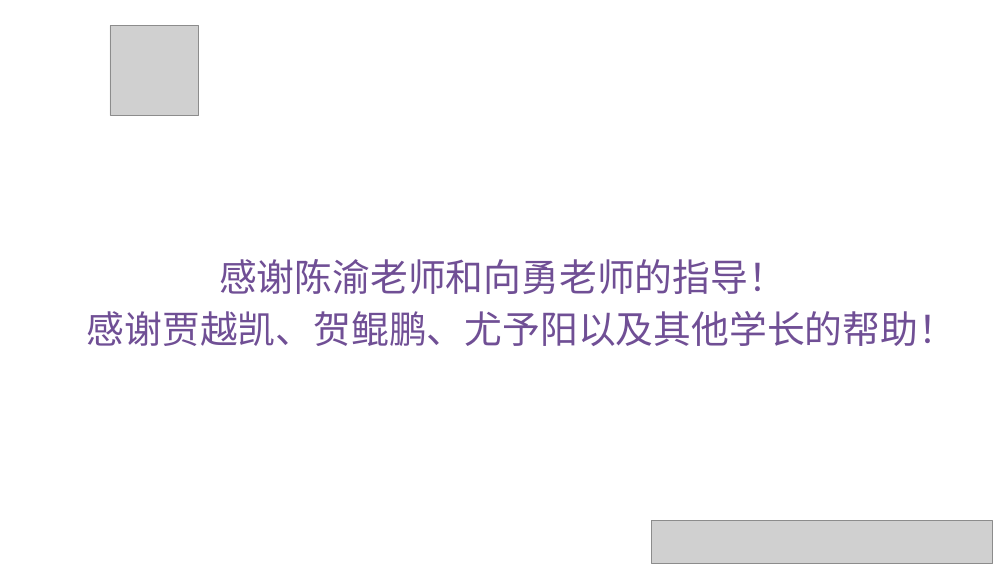
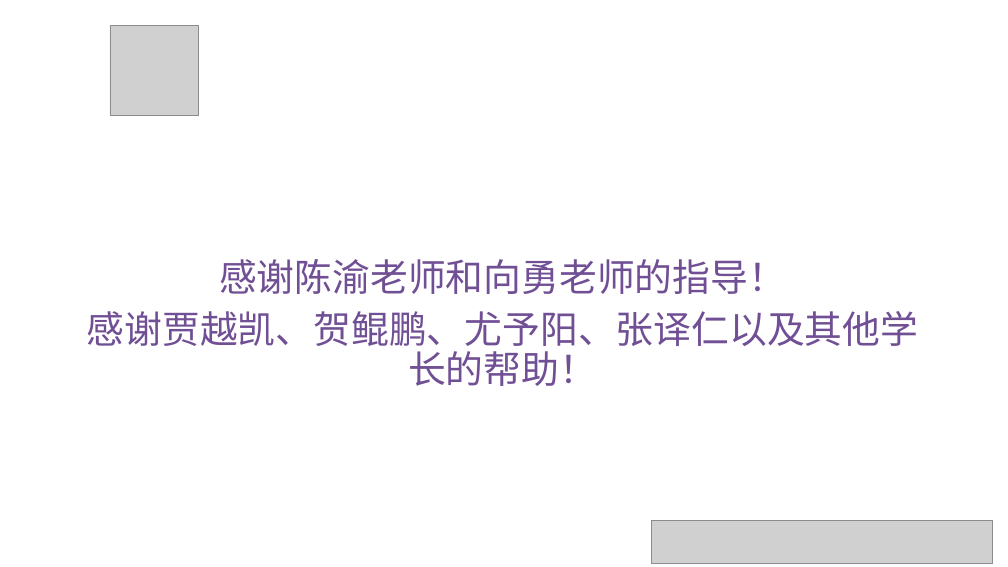
Before and after one commit to OS-F-4/usr-intr, a slide deck: slide 22 of ppt/2022-6-11.pptx. Drawn at 1008x567 pixels with LibreOffice and Linux fonts; fonts in the diff are those of the drawing; grey boxes stand for pictures. Boxes give left, top, right and bottom in pixels: in the first picture for what was removed or moved away, otherwise in the second. Text is boxed around its words. In the diff, an @@ line names an element or a change of style, - is before the commit and + after.

```diff
--- a/ppt/2022-6-11.pptx
+++ b/ppt/2022-6-11.pptx
@@ text at [87,311,919,386]: text changed @@
-感谢贾越凯、贺鲲鹏、尤予阳以及其他学长的帮助！
+感谢贾越凯、贺鲲鹏、尤予阳、张译仁以及其他学长的帮助！
```
Also in this commit, not shown: 3 other files.
